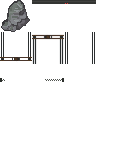
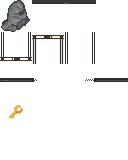
Before/after of a 128x160 layered artwork. What changed in the layer stack:
painted on "Layer" over (0, 78, 128, 119)
